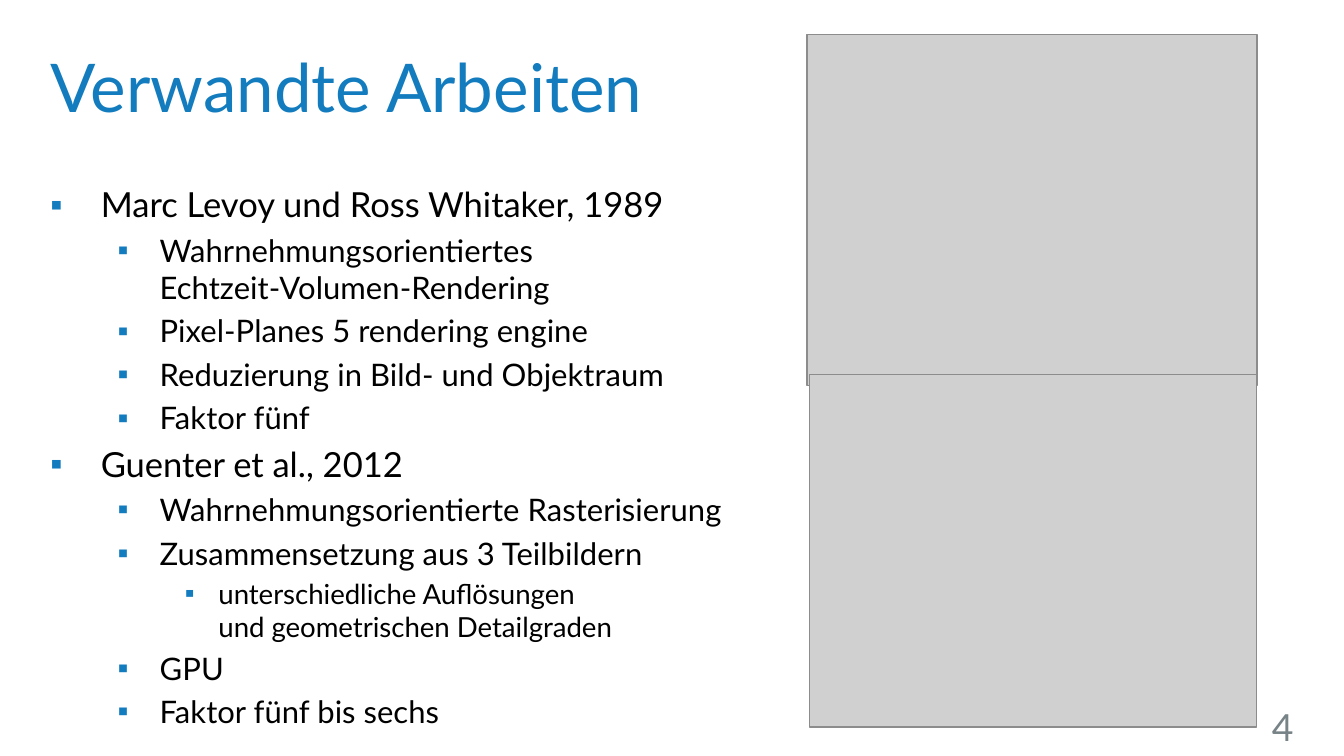
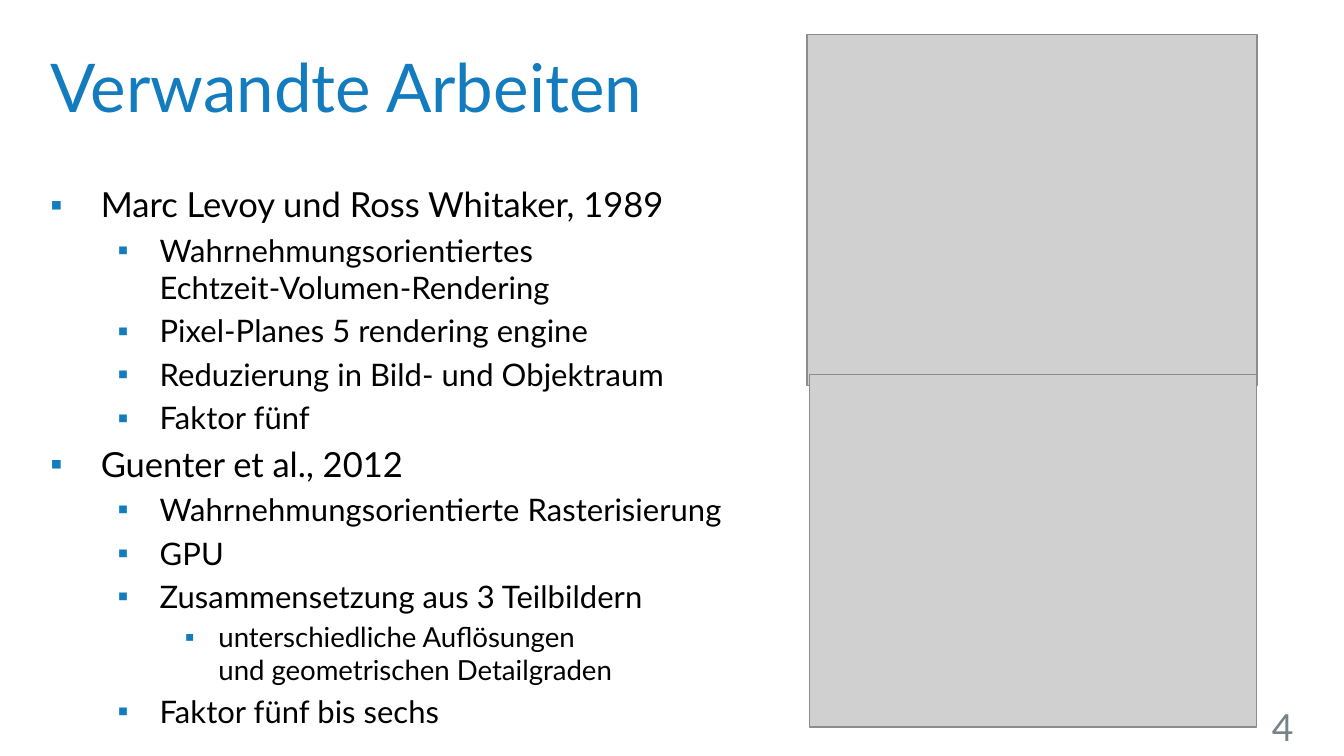
Before and after one commit to UniStuttgart-VISUS/FoveatedVolumeRendering, a slide deck: slide 4 of Dokumente/Vortrag/Wahrnehmungsorientiertes_Volumen-Rendering.pptx. Drawn at 1344x756 pixels with LibreOffice and Linux fonts; fonts in the diff are those of the drawing; grey boxes stand for pictures; background and template pictures are left out. Boxes give left, top, right and bottom in pixels: in the first picture for what was removed or moved away, otherwise in the second. Text is boxed around its words. In the diff, an @@ line names an element or a change of style, - is before the commit and + after.

```diff
--- a/Dokumente/Vortrag/Wahrnehmungsorientiertes_Volumen-Rendering.pptx
+++ b/Dokumente/Vortrag/Wahrnehmungsorientiertes_Volumen-Rendering.pptx
@@ text at bbox=[160, 542, 224, 566]: paragraph added @@
+  ▪ GPU
@@ text at bbox=[160, 657, 224, 681]: paragraph removed @@
-  ▪ GPU
```
Also in this commit, not shown: 1 other slide changed, 1 slide removed.
